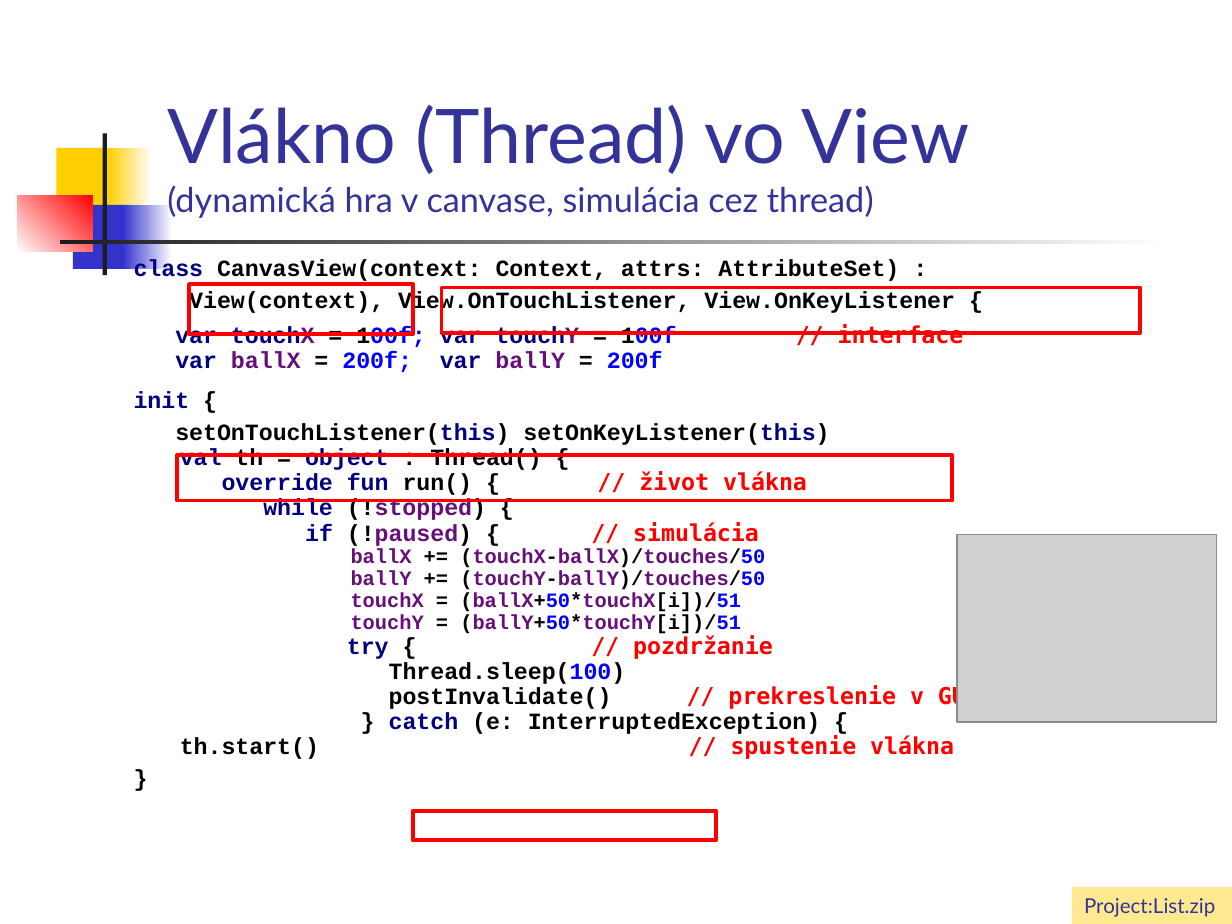
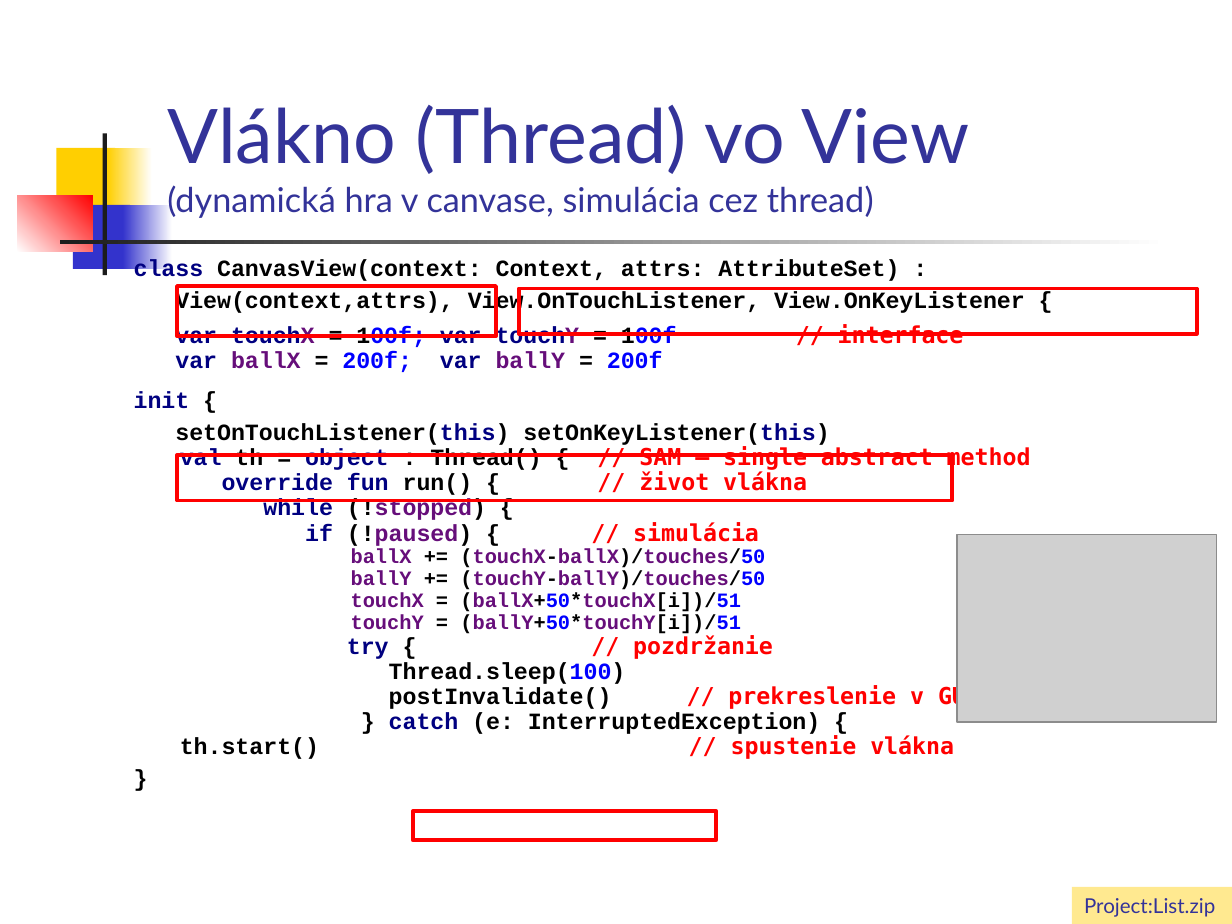
Before and after one commit to vmandro/Prednasky, a slide deck: slide 20 of 06/06_Android.ppt (slide 19 before the commit). Drawn at 1232x924 pixels with LibreOffice and Linux fonts; fonts in the diff are those of the drawing; grey boxes stand for pictures. Boxes give left, top, right and bottom in pixels: in the first picture for what was removed or moved away, otherwise in the second. Text is boxed around its words. In the diff, an @@ line names an element or a change of style, - is before the commit and + after.

```diff
--- a/06/06_Android.ppt
+++ b/06/06_Android.ppt
@@ text at (175, 291, 1025, 315): text changed @@
-View(context), View.OnTouchListener, View.OnKeyListener {
+View(context,attrs), View.OnTouchListener, View.OnKeyListener {
@@ rectangle: place and size @@
-rectangle at (188, 285, 413, 335)
+rectangle at (177, 286, 496, 336)
@@ rectangle: place and size @@
-rectangle at (441, 287, 1140, 333)
+rectangle at (519, 288, 1196, 334)
@@ text at (175, 423, 1031, 759): text changed @@
-setOnTouchListener(this) setOnKeyListener(this)
-val th = object : Thread() {
-override fun run() { // život vlákna
-while (!stopped) {
-if (!paused) { // simulácia
-ballX += (touchX-ballX)/touches/50
-ballY += (touchY-ballY)/touches/50
-touchX = (ballX+50*touchX[i])/51
-touchY = (ballY+50*touchY[i])/51
-try { // pozdržanie
-Thread.sleep(100)
-postInvalidate() // prekreslenie v GUI vlákne
-} catch (e: InterruptedException) {
-th.start() // spustenie vlákna
+setOnTouchListener(this) setOnKeyListener(this)
+val th = object : Thread() { // SAM – single abstract method
+override fun run() { // život vlákna
+while (!stopped) {
+if (!paused) { // simulácia
+ballX += (touchX-ballX)/touches/50
+ballY += (touchY-ballY)/touches/50
+touchX = (ballX+50*touchX[i])/51
+touchY = (ballY+50*touchY[i])/51
+try { // pozdržanie
+Thread.sleep(100)
+postInvalidate() // prekreslenie v GUI vlákne
+} catch (e: InterruptedException) {
+th.start() // spustenie vlákna
```
Also in this commit, not shown: 29 other slides changed, 1 slide added, 1 slide removed, 1 other file.
